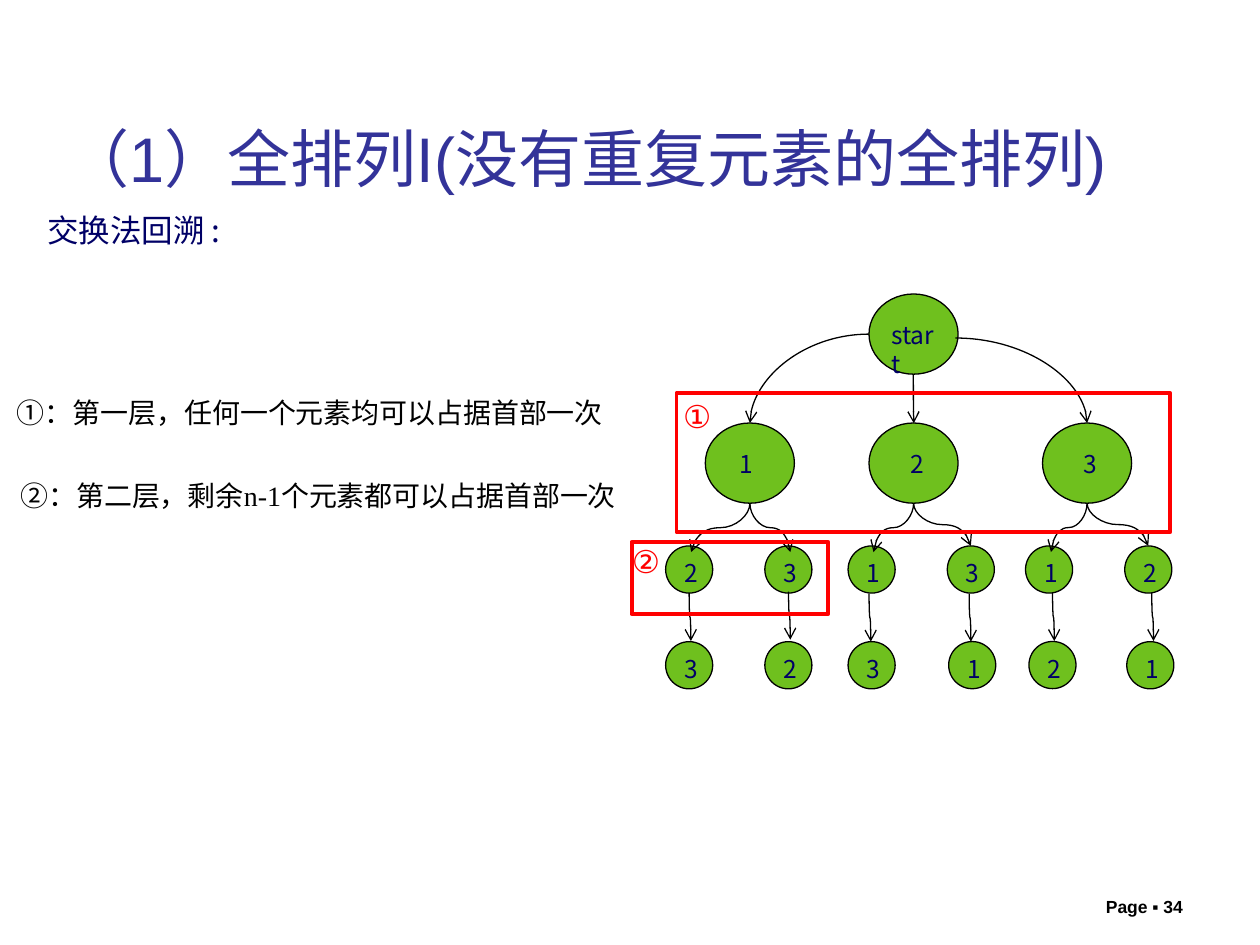
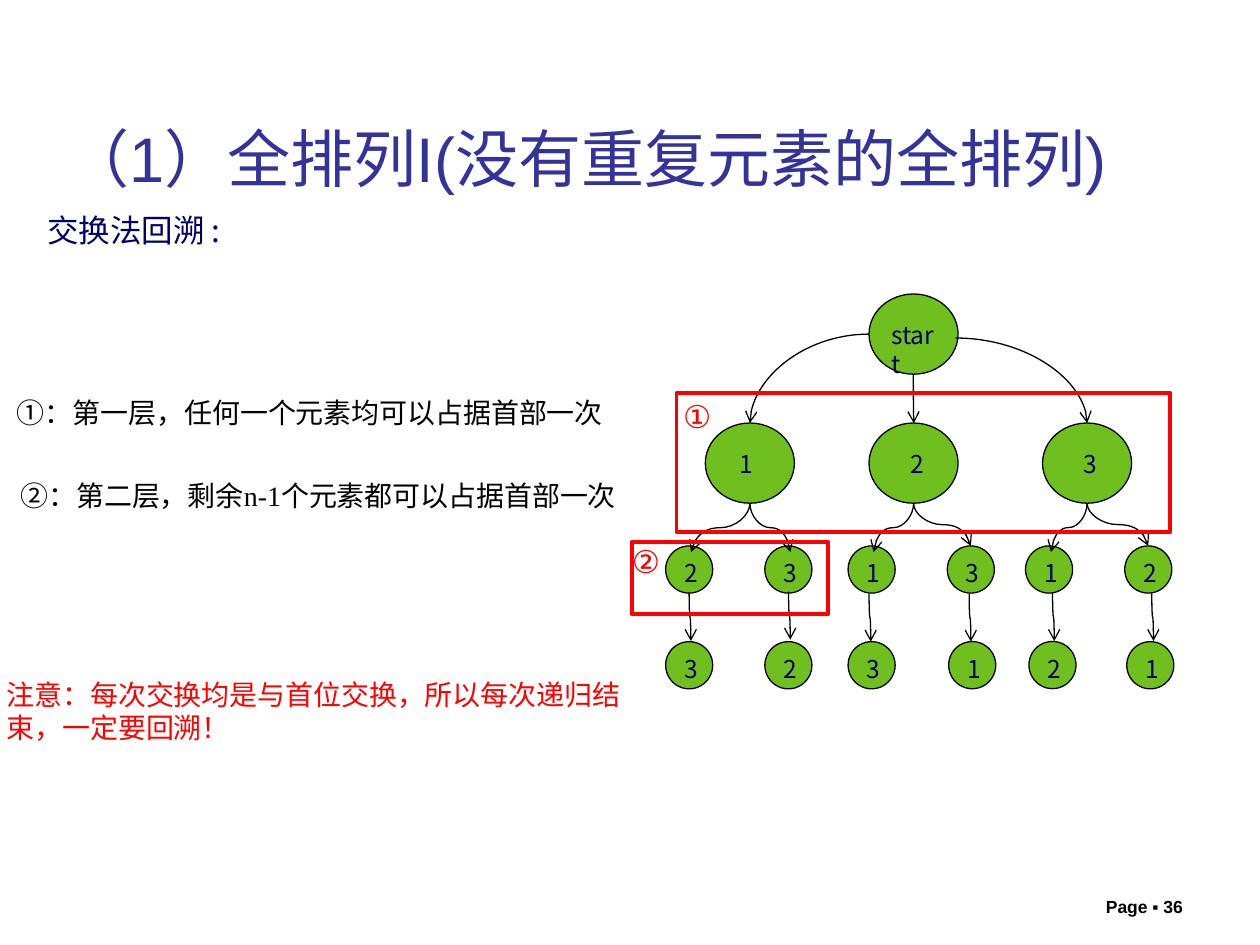
Before and after one commit to liutongling/DP, a slide deck: slide 36 of file/第6章 回朔法.pptx (slide 34 before the commit). Drawn at 1260x945 pixels with LibreOffice and Linux fonts; fonts in the diff are those of the drawing; background and template pictures are left out. Boxes give left, top, right and bottom in pixels: in the first picture for what was removed or moved away, otherwise in the second. Text is boxed around its words. In the diff, an @@ line names an element or a change of style, - is before the commit and + after.

```diff
--- a/file/第6章 回朔法.pptx
+++ b/file/第6章 回朔法.pptx
@@ text added at (7,681,621,741), 16 pt, text #FF0000 @@
+注意：每次交换均是与首位交换，所以每次递归结束，一定要回溯！
@@ page number at (1106,901,1182,917): text changed @@
-Page ▪ 34
+Page ▪ 36
```
Also in this commit, not shown: 3 other slides changed, 10 slides added, 5 other files.
